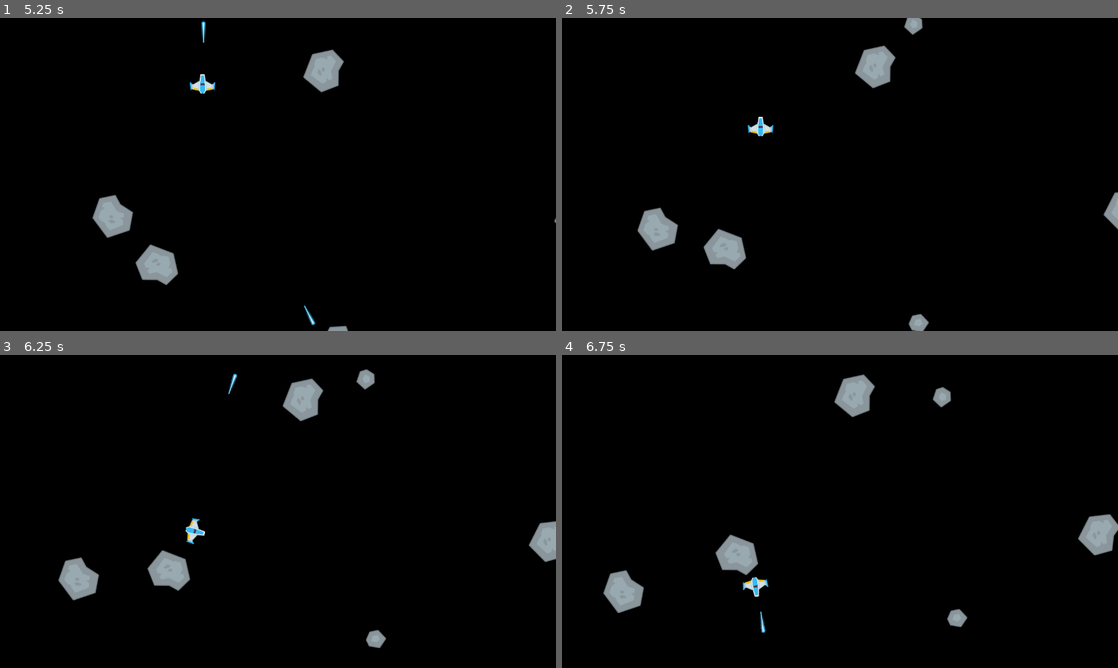
Above: before the commit, frames 1-4 (two rows, left to right).
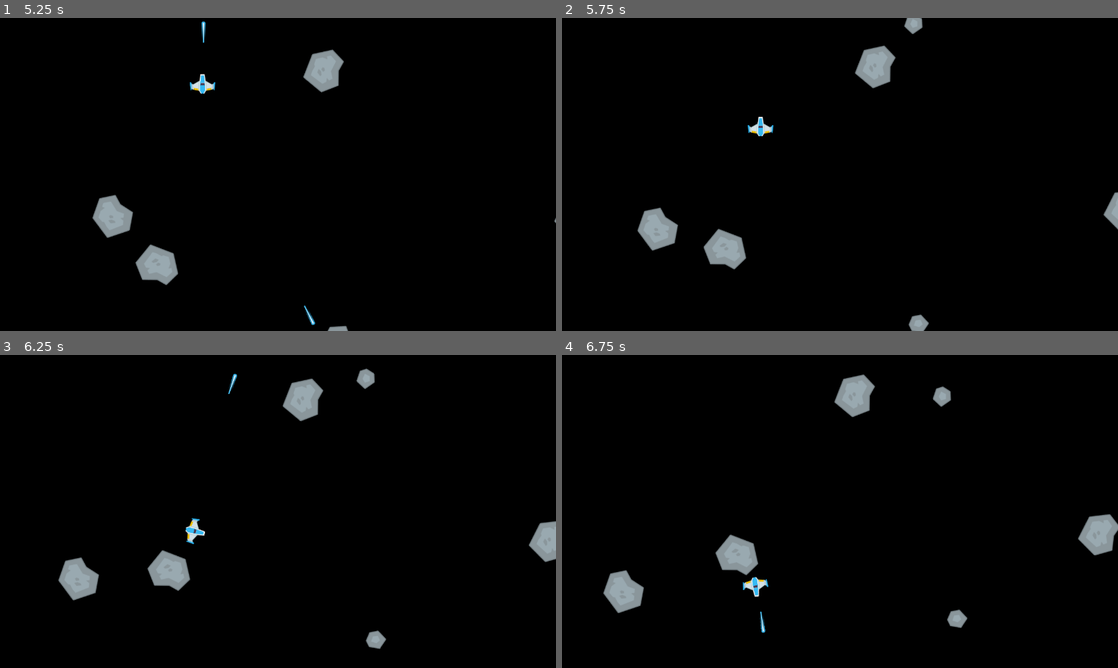
Above: after the commit, the same moments.

Repository: VinnyPC/Godot-uninove
Game: Godot game, scene res://cenas/Game.tscn
The game is run twice, just before and just after one commit, with the same random seed, the same clock (stepped at 60 frames per second) and the same inputs.
Inputs:
- Up to frame 1 (5.25 s): hold D (girar_direita) 0.53-1.28 s; tap Space (atirar) every 0.75 s from 0.6 to 5.1 s; hold S (mover_tras) 1.28-2.03 s; hold D (girar_direita) 2.03-2.78 s; hold W (mover_frente) 2.78-3.53 s; hold A (girar_esquerda) 3.53-5.03 s; hold S (mover_tras) from 5.03 s (still down)
- Up to frame 2 (5.75 s): keep holding S (mover_tras)
- Up to frame 3 (6.25 s): release S (mover_tras) at 5.78 s; hold D (girar_direita) from 5.78 s (still down); tap Space (atirar) at 5.85 s
- Up to frame 4 (6.75 s): release D (girar_direita) at 6.53 s; hold W (mover_frente) from 6.53 s (still down); tap Space (atirar) at 6.6 s

Frame 1 is identical in both runs. In frame 2, less than 0.1% of the frame differs, in the area x 61-66%, y 0-100%; in frame 3, less than 0.1%; in frame 4, less than 0.1%, in the area x 66-73%, y 10-88%.

Commit message:
solução de erros

Diff:
--- a/scripts/Asteroid.gd
+++ b/scripts/Asteroid.gd
@@ -19,15 +19,15 @@
 			randomize()
 			speed = rand_range(50, 100)
 			sprite.texture = preload("res://assets/PNG/Meteors/meteorGrey_big1.png")
-			cshape.shape = preload("res://recursos/Asteroid_cshape_large.tres")
+			cshape.set_deferred("shape", preload("res://recursos/Asteroid_cshape_large.tres"))
 		AsteroidSize.MEDIUM:
 			speed = rand_range(100, 150)
 			sprite.texture = preload("res://assets/PNG/Meteors/meteorGrey_med1.png")
-			cshape.shape = preload("res://recursos/Asteroid_cshape_medium.tres")
+			cshape.set_deferred("shape", preload("res://recursos/Asteroid_cshape_medium.tres"))
 		AsteroidSize.SMALL:
 			speed = rand_range(100, 200)
 			sprite.texture = preload("res://assets/PNG/Meteors/meteorGrey_small1.png")
-			cshape.shape = preload("res://recursos/Asteroid_cshape_small.tres")
+			cshape.set_deferred("shape", preload("res://recursos/Asteroid_cshape_small.tres"))
 	print(speed)
 
 func _physics_process(delta):
